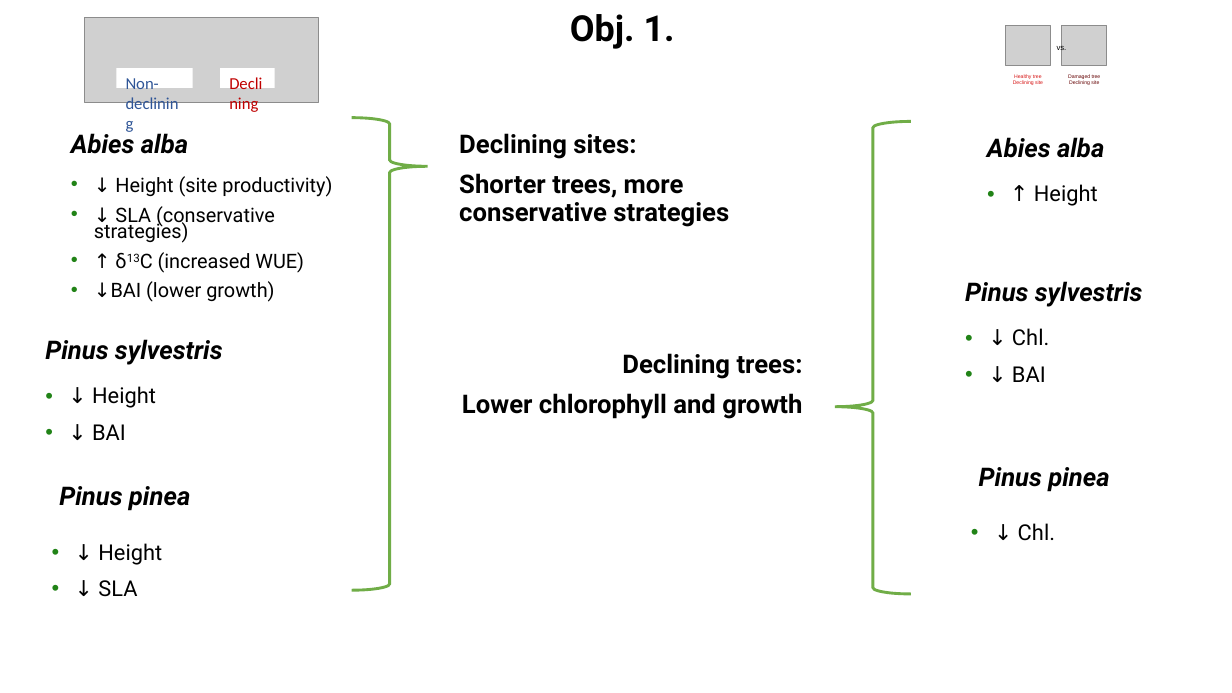
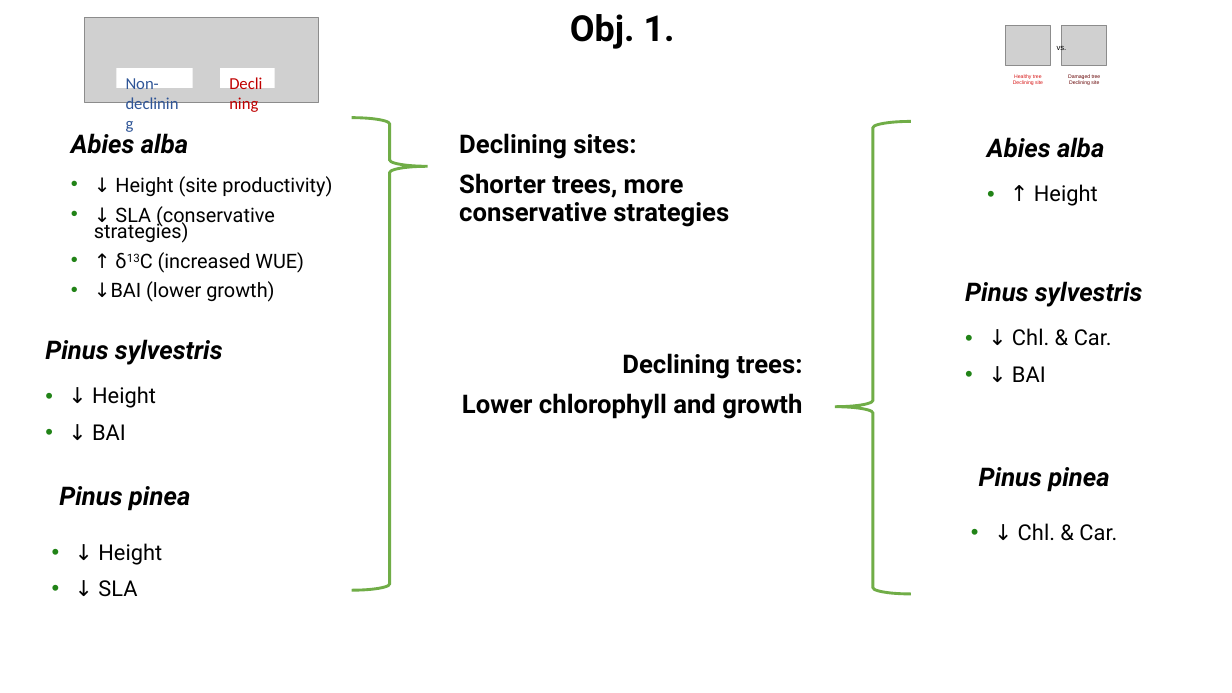
Before and after one commit to cris-fernandez/Tesis_Individuo, a slide deck: slide 9 of 06_ppts/Chapter2_variable_selection.pptx (slide 8 before the commit). Drawn at 1232x693 pixels with LibreOffice and Linux fonts; fonts in the diff are those of the drawing; grey boxes stand for pictures. Boxes give left, top, right and bottom in pixels: in the first picture for what was removed or moved away, otherwise in the second. Text is boxed around its words. In the diff, an @@ line names an element or a change of style, - is before the commit and + after.

```diff
--- a/06_ppts/Chapter2_variable_selection.pptx
+++ b/06_ppts/Chapter2_variable_selection.pptx
@@ text at [1012,328,1112,346]: text changed @@
-• ↓ Chl.
+• ↓ Chl. & Car.
@@ text at [1018,523,1117,541]: text changed @@
-• ↓ Chl.
+• ↓ Chl. & Car.
```
Also in this commit, not shown: 12 other slides changed, 1 slide added, 3 other files.
